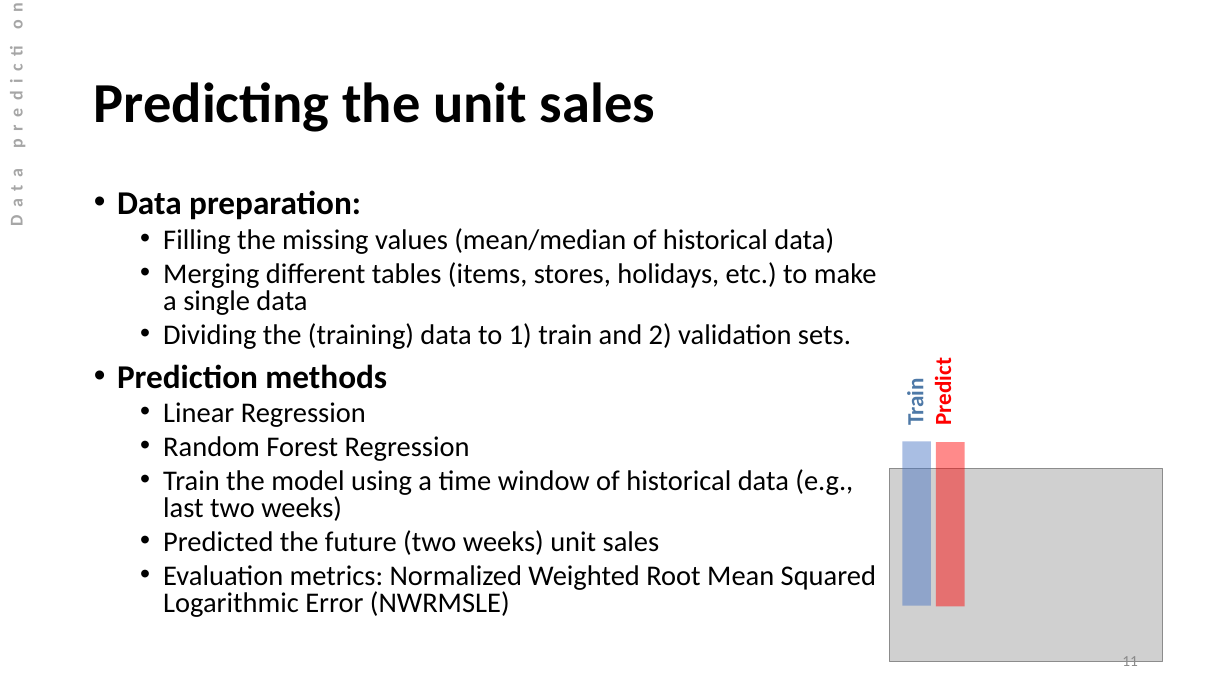
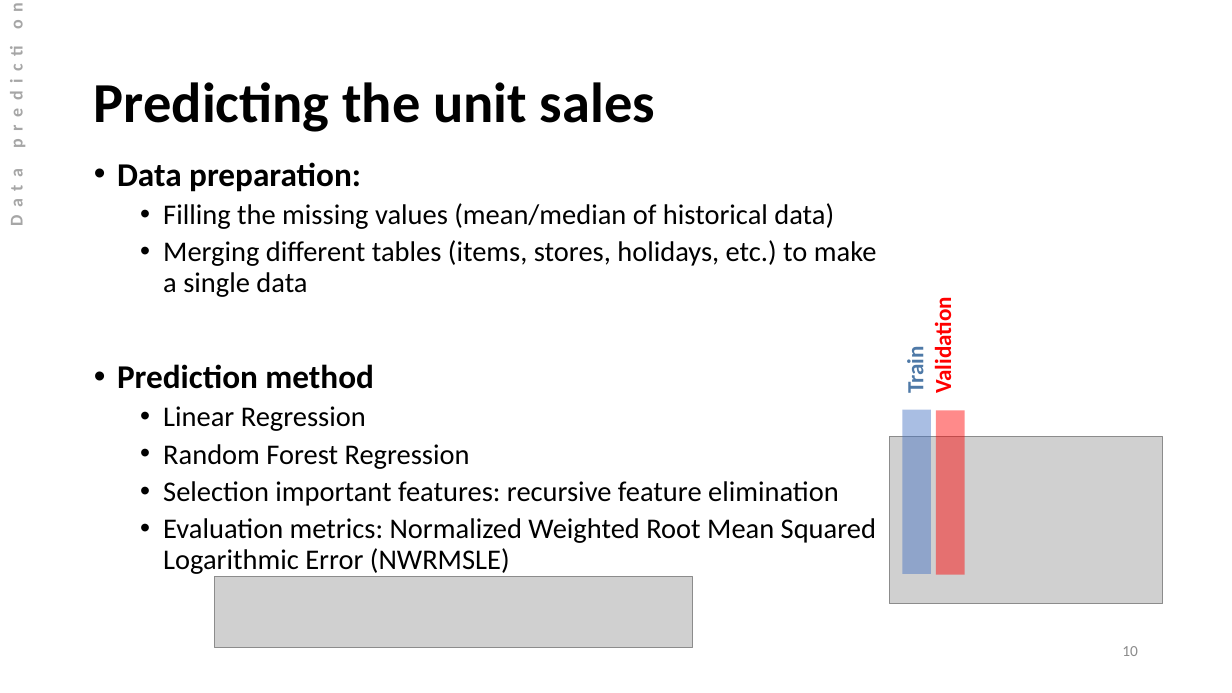
Before and after one commit to Masoud-Ghodrati/cl_test, a slide deck: slide 10 of visualizations_and_ppt/cl_test_presentation.pptx (slide 11 before the commit). Drawn at 1232x693 pixels with LibreOffice and Linux fonts; fonts in the diff are those of the drawing; grey boxes stand for pictures. Boxes give left, top, right and bottom in pixels: in the first picture for what was removed or moved away, otherwise in the second. Text is boxed around its words. In the diff, an @@ line names an element or a change of style, - is before the commit and + after.

```diff
--- a/visualizations_and_ppt/cl_test_presentation.pptx
+++ b/visualizations_and_ppt/cl_test_presentation.pptx
@@ text "Data preparation:": place and size @@
-text "Data preparation:" at bbox=[163, 190, 877, 617]
+text "Data preparation:" at bbox=[117, 162, 877, 574]
@@ text at bbox=[117, 162, 877, 574]: line spacing 0.8 to 0.9 @@
@@ text "Train": place and size @@
-text "Train" at bbox=[901, 364, 957, 424]
+text "Train" at bbox=[901, 306, 957, 392]
@@ text at bbox=[929, 306, 957, 391]: text changed @@
-Predict
+Validation
@@ text at bbox=[265, 364, 374, 389]: text changed; size 22.2 to 25.9 pt; bold on @@
-  • Dividing the (training) data to 1) train and 2) validation sets.
-• Prediction methods
+• Prediction method
@@ rectangle: place and size @@
-rectangle at bbox=[903, 442, 932, 606]
+rectangle at bbox=[903, 409, 932, 574]
@@ rectangle: place and size @@
-rectangle at bbox=[936, 442, 965, 606]
+rectangle at bbox=[936, 410, 965, 575]
@@ picture: place and size @@
-picture at bbox=[889, 469, 1163, 661]
+picture at bbox=[889, 437, 1163, 604]
@@ text at bbox=[163, 481, 839, 506]: text changed @@
-  • Train the model using a time window of historical data (e.g., last two weeks)
-  • Predicted the future (two weeks) unit sales
+  • Selection important features: recursive feature elimination
@@ picture added at bbox=[214, 577, 692, 648] @@
@@ page number at bbox=[1122, 646, 1138, 656]: text changed @@
-11
+10
```
Also in this commit, not shown: 11 other slides changed, 5 slides added, 3 slides removed.
